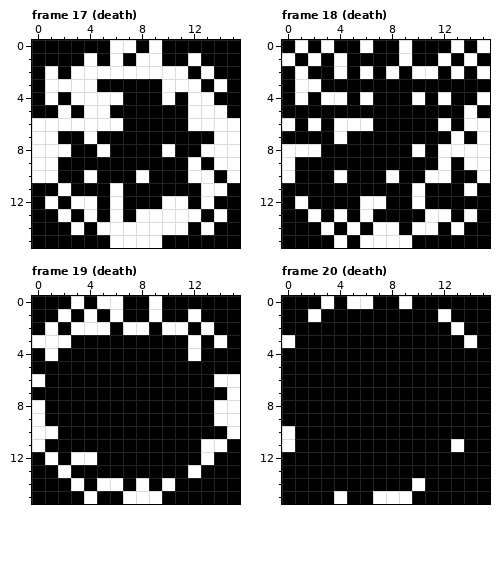
File history of a pixel-art file, resources/ase/enemies/tinyShip.aseprite. The first picture shows the starting point.
16x16 pixels, 20 frames. Shown: frame 17 (death), frame 18 (death), frame 19 (death), frame 20 (death). The commit also changed other frames, which this record leaves out.
The result:
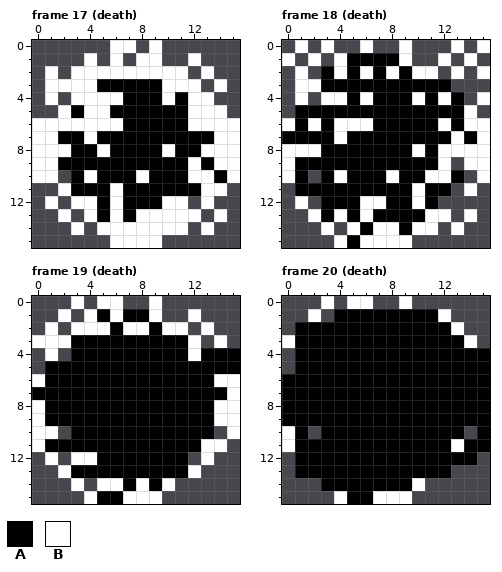
Palette (. is transparent): A #000000  B #ffffff
Edits made:
layer "Layer 1" now hidden
Frame 17 (death):
y 0: x 0..5 AAAAAA -> ......; x 8 A -> .; x 10..15 AAAAAA -> ......
y 1: x 0..3 AAAA -> ....; x 5 A -> .; x 7 A -> .; x 10..11 AA -> ..; x 13..15 AAA -> ...
y 2: x 0 A -> .; x 2 A -> .; x 12 A -> .; x 14..15 AA -> ..
y 3: x 0 A -> .; x 13 A -> .; x 15 A -> .
y 4: x 0 A -> .; x 2 A -> .; x 14..15 AA -> ..
y 5: x 0..1 AA -> ..; x 15 A -> .
y 10: x 2 A -> .
y 11: x 0..1 AA -> ..; x 15 A -> .
y 12: x 0 A -> .; x 2 A -> .; x 12 A -> .; x 14..15 AA -> ..
y 13: x 0..1 AA -> ..; x 3 A -> .; x 13 A -> .; x 15 A -> .
y 14: x 0..2 AAA -> ...; x 4 A -> .; x 12 A -> .; x 14..15 AA -> ..
y 15: x 0..5 AAAAAA -> ......; x 10..15 AAAAAA -> ......
Frame 18 (death):
y 0: x 0 A -> .; x 2 A -> .; x 4..5 AA -> ..; x 7..8 AA -> ..; x 10..12 AAA -> ...; x 14 A -> .
y 1: x 1 A -> .; x 3 A -> .; x 10..11 AA -> ..; x 13 A -> .; x 15 A -> .
y 2: x 0 A -> .; x 2 A -> .; x 12 A -> .; x 14 A -> .
y 3: x 0 A -> .; x 13..15 AAA -> ...
y 4: x 0 A -> .; x 2 A -> .; x 14 A -> .
y 5: x 0 A -> .; x 15 A -> .
y 9: x 13 A -> .
y 10: x 2 A -> .; x 14 A -> .
y 11: x 0 A -> .; x 13 A -> .; x 15 A -> .
y 12: x 0 A -> .; x 2 A -> .; x 12..15 AAAA -> ....
y 13: x 0..1 AA -> ..; x 13 A -> .; x 15 A -> .
y 14: x 0..2 AAA -> ...; x 4 A -> .; x 12 A -> .; x 14..15 AA -> ..
y 15: x 0..3 AAAA -> ....; x 10..15 AAAAAA -> ......
Frame 19 (death):
y 0: x 0..2 AAA -> ...; x 4 A -> .; x 7..8 AA -> ..; x 10..15 AAAAAA -> ......
y 1: x 0..1 AA -> ..; x 3 A -> .; x 10..11 AA -> ..; x 13..15 AAA -> ...
y 2: x 0 A -> .; x 2 A -> .; x 12 A -> .; x 14..15 AA -> ..
y 3: x 13 A -> .; x 15 A -> .
y 4: x 0 A -> .; x 2 A -> .
y 5: x 0 A -> .
y 10: x 2 A -> .; x 14 A -> .
y 11: x 15 A -> .
y 12: x 0 A -> .; x 2 A -> .; x 12 A -> .; x 14..15 AA -> ..
y 13: x 0..1 AA -> ..; x 13..15 AAA -> ...
y 14: x 0..2 AAA -> ...; x 4 A -> .; x 11..15 AAAAA -> .....
y 15: x 0..3 AAAA -> ....; x 10..15 AAAAAA -> ......
Frame 20 (death):
y 0: x 0..2 AAA -> ...; x 4 A -> .; x 7..8 AA -> ..; x 10..15 AAAAAA -> ......
y 1: x 0..1 AA -> ..; x 3 A -> .; x 13..15 AAA -> ...
y 2: x 0 A -> .; x 14..15 AA -> ..
y 3: x 15 A -> .
y 4..5: x 0 A -> .
y 10: x 2 A -> .; x 14 A -> .
y 12: x 0 A -> .; x 15 A -> .
y 13: x 0 A -> .; x 13..15 AAA -> ...
y 14: x 0..2 AAA -> ...; x 11..15 AAAAA -> .....
y 15: x 0..3 AAAA -> ....; x 10..15 AAAAAA -> ......
